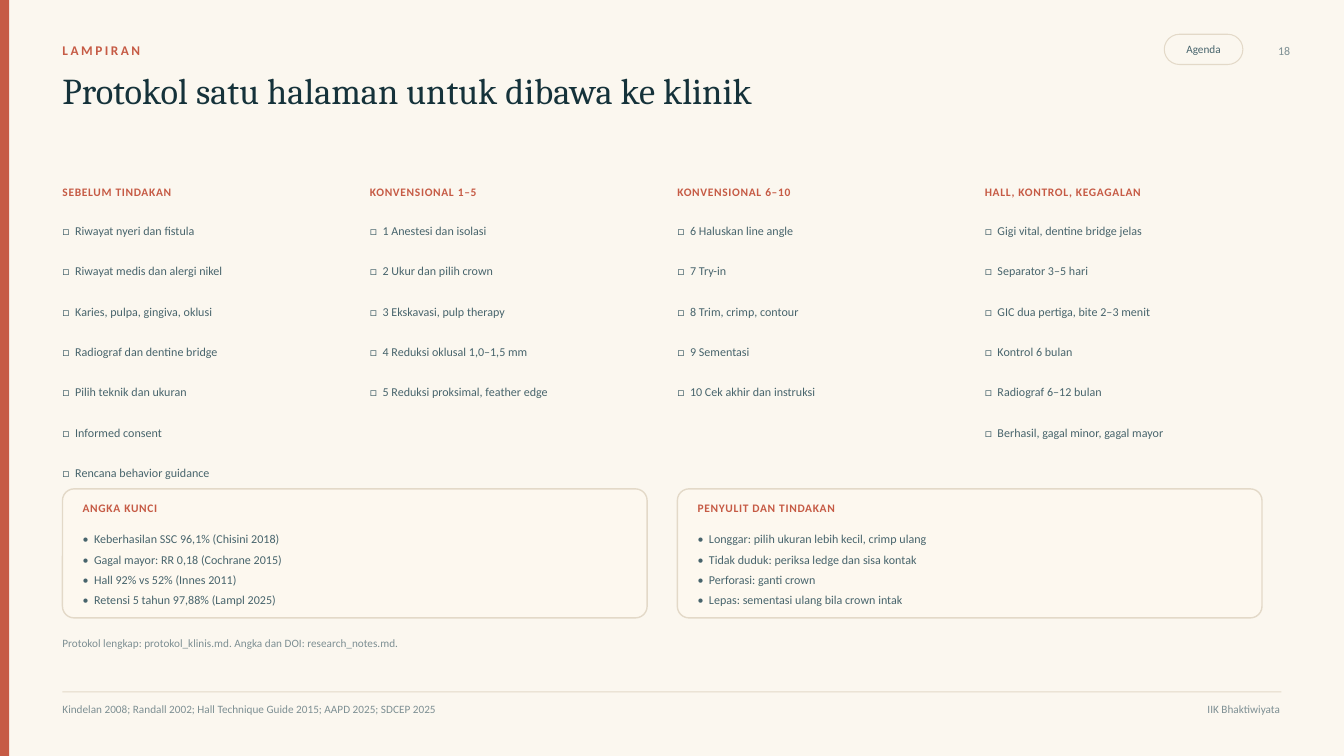
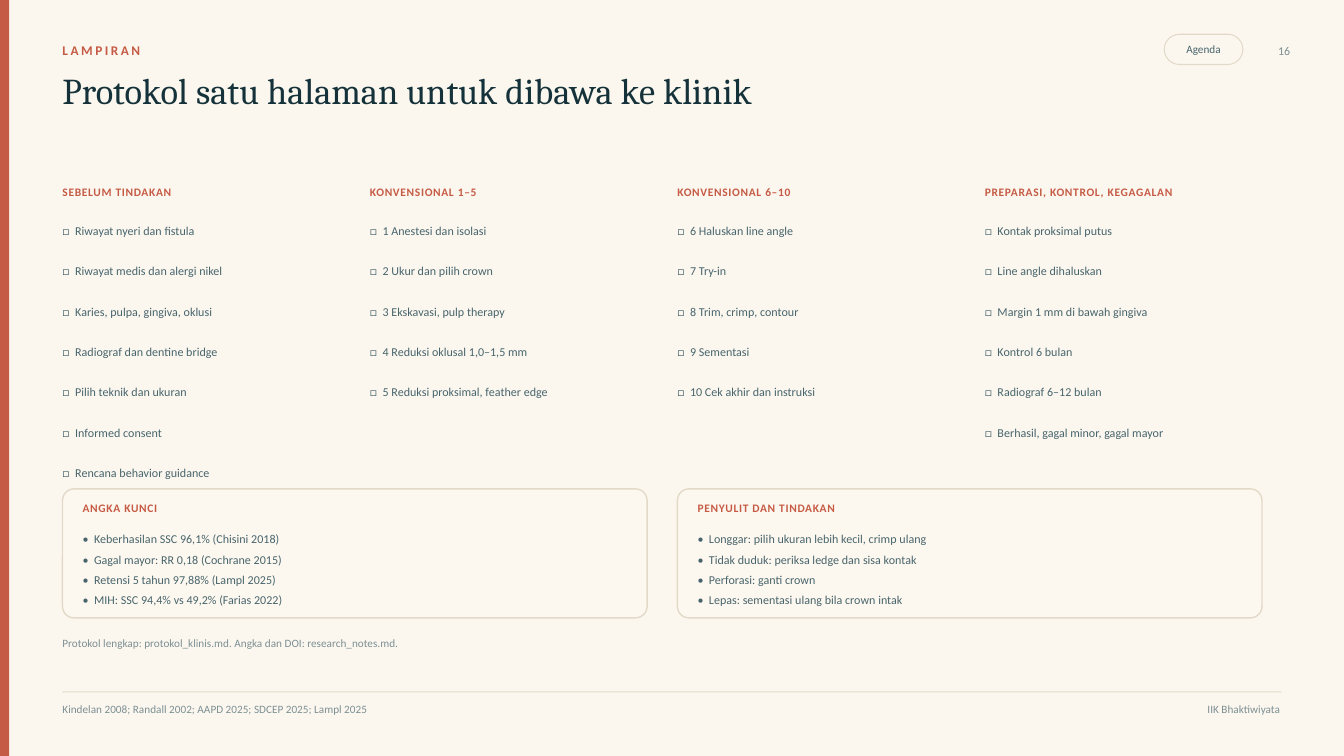
Before and after one commit to maskchanel14-source/agents, a slide deck: slide 16 of deliverables/ssc-pedodonsia/ssc-pedodonsia.pptx (slide 18 before the commit). Drawn at 1344x756 pixels with LibreOffice and Linux fonts; fonts in the diff are those of the drawing. Boxes give left, top, right and bottom in pixels: in the first picture for what was removed or moved away, otherwise in the second. Text is boxed around its words. In the diff, an @@ line names an element or a change of style, - is before the commit and + after.

Commit message:
Fokus ke SSC: hapus bagian Hall dan slide perbandingan, deck jadi 16 slide, alur keputusan, bukti, kasus, kuis, dan lampiran disesuaikan

```diff
--- a/deliverables/ssc-pedodonsia/ssc-pedodonsia.pptx
+++ b/deliverables/ssc-pedodonsia/ssc-pedodonsia.pptx
@@ text at (985, 188, 1173, 198): text changed @@
-HALL, KONTROL, KEGAGALAN
+PREPARASI, KONTROL, KEGAGALAN
@@ text at (997, 226, 1112, 237): text changed @@
-□ Gigi vital, dentine bridge jelas
+□ Kontak proksimal putus
@@ text at (997, 266, 1102, 277): text changed @@
-□ Separator 3–5 hari
+□ Line angle dihaluskan
@@ text at (997, 307, 1147, 318): text changed @@
-□ GIC dua pertiga, bite 2–3 menit
+□ Margin 1 mm di bawah gingiva
@@ text "• Retensi 5 tahun 97,88% ...": place and size @@
-text "• Retensi 5 tahun 97,88% ..." at (94, 595, 276, 606)
+text "• Retensi 5 tahun 97,88% ..." at (94, 575, 276, 586)
@@ text removed at (94, 575, 236, 586) @@
-• Hall 92% vs 52% (Innes 2011)
@@ text added at (94, 595, 282, 606), 8.6 pt, text #47646C @@
+• MIH: SSC 94,4% vs 49,2% (Farias 2022)
@@ text at (62, 705, 367, 715): text changed @@
-Kindelan 2008; Randall 2002; Hall Technique Guide 2015; AAPD 2025; SDCEP 2025
+Kindelan 2008; Randall 2002; AAPD 2025; SDCEP 2025; Lampl 2025
```
Also in this commit, not shown: 12 other slides changed, 1 slide added, 3 slides removed, 6 other files.
